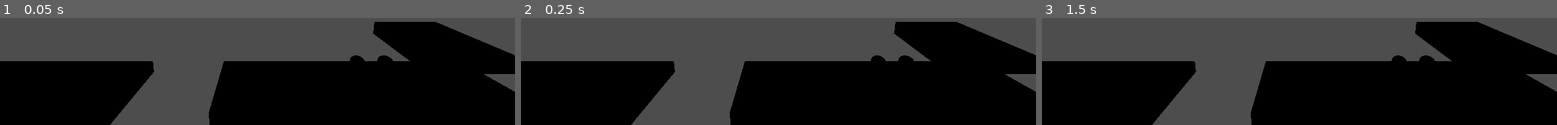
Above: before the commit, frames 1-3 (left to right).
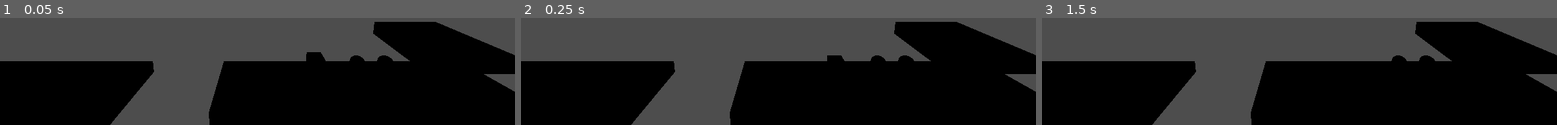
Above: after the commit, the same moments.

Repository: LavenderPlush/RestoringCommunication
Game: Godot game, scene res://Maps/Testing/players_testing_grounds.tscn
Two runs of this game, one before a commit and one after it. Both use one fixed random seed, a clock stepped at 60 frames per second and the inputs below. This scene is started directly instead of the project's main scene.
Inputs:
- Up to frame 1 (0.05 s): no input
- Up to frame 2 (0.25 s): no input
- Up to frame 3 (1.5 s): tap Enter at 1.25 s

The runs differ from the first frame. In frame 1, 0.3% of the frame differs, in the area x 59-64%, y 31-41%; in frame 2, 0.2%; in frame 3, nothing differs.
Error before the commit: Invalid access to property or key 'body_entered' on a base object of type 'Nil'. (res://Entities/Players/Alien/Abilities/TransmuteSoul/transmute_soul.gd:11)

Commit message:
Create working ability

Diff:
--- a/Entities/Players/Alien/Abilities/TransmuteSoul/transmute_soul.gd
+++ b/Entities/Players/Alien/Abilities/TransmuteSoul/transmute_soul.gd
@@ -5,10 +5,62 @@
 @export var movement: PlayerMovement
 @export var alien_body: CharacterBody3D
 
-var transmutable_object: Node3D
+var transmutable_object: Transmutable
+var active_object: Transmutable
 
 func _ready() -> void:
-	interaction_area.body_entered.connect(_body_entered)
+	interaction_area.body_entered.connect(_object_entered)
+	interaction_area.body_exited.connect(_object_exited)
 
-func _body_entered():
-	pass
+func _input(event: InputEvent) -> void:
+	if event.is_action_pressed("ability_transmute_soul"):
+		if transmutable_object and not active_object:
+			transmute_soul()
+		elif active_object:
+			untransmute_soul()
+
+func transmute_soul():
+	active_object = transmutable_object
+	make_transmutable(active_object)
+	movement.player_body = active_object.character_body
+
+func make_transmutable(transmutable: Transmutable):
+	# Create character body
+	var character_body = CharacterBody3D.new()
+	character_body.global_transform = transmutable.rigid_body.global_transform
+	transmutable.add_child(character_body)
+	transmutable.character_body = character_body
+
+	# Reparent meshes and collision shape
+	reparent_children(transmutable.rigid_body, character_body)
+
+	# Disable rigid body
+	transmutable.rigid_body.freeze = true
+
+func untransmute_soul():
+	movement.player_body = alien_body
+	reset_transmutable(active_object)
+
+func reset_transmutable(transmutable: Transmutable):
+	reparent_children(transmutable.character_body, transmutable.rigid_body)
+	transmutable.character_body.queue_free()
+	transmutable.character_body = null
+	transmutable.rigid_body.freeze = false
+
+func reparent_children(a: Node3D, b: Node3D):
+	for child in a.get_children():
+		if child != b:
+			child.reparent(b, true)
+
+# Signals
+func _object_entered(object: Node3D):
+	var object_root = object.get_parent()
+	if object_root is Transmutable:
+		transmutable_object = object_root
+
+func _object_exited(object: Node3D):
+	if not transmutable_object:
+		return
+	var object_root = object.get_parent()
+	if object_root == transmutable_object:
+		transmutable_object = null
--- a/Entities/Players/Alien/alien.tscn
+++ b/Entities/Players/Alien/alien.tscn
@@ -11,6 +11,9 @@
 [sub_resource type="CapsuleMesh" id="CapsuleMesh_s1pbw"]
 material = SubResource("StandardMaterial3D_gjav3")
 
+[sub_resource type="BoxShape3D" id="BoxShape3D_ksuwr"]
+size = Vector3(1, 1, 3)
+
 [node name="Alien" type="CharacterBody3D" groups=["Player"]]
 
 [node name="CollisionShape3D" type="CollisionShape3D" parent="."]
@@ -20,7 +23,15 @@
 mesh = SubResource("CapsuleMesh_s1pbw")
 
 [node name="Movement" parent="." node_paths=PackedStringArray("player_body") instance=ExtResource("1_n6muv")]
+player_prefix = "alien"
 player_body = NodePath("..")
 
-[node name="TransmuteSoul" parent="." node_paths=PackedStringArray("movement") instance=ExtResource("2_ksuwr")]
+[node name="TransmuteSoul" parent="." node_paths=PackedStringArray("interaction_area", "movement", "alien_body") instance=ExtResource("2_ksuwr")]
+interaction_area = NodePath("../Area3D")
 movement = NodePath("../Movement")
+alien_body = NodePath("..")
+
+[node name="Area3D" type="Area3D" parent="."]
+
+[node name="CollisionShape3D" type="CollisionShape3D" parent="Area3D"]
+shape = SubResource("BoxShape3D_ksuwr")
--- a/Entities/Players/Movement/player_movement.gd
+++ b/Entities/Players/Movement/player_movement.gd
@@ -8,7 +8,9 @@
 @export var jump_velocity: float = 8.5
 
 @export_category("Developers")
-@export var player_body: CharacterBody3D
+@export var player_body: CharacterBody3D:
+	set(body):
+		player_body = body
 
 var gravity = ProjectSettings.get_setting("physics/3d/default_gravity")
 
--- a/Entities/Transmutables/Box/box.tscn
+++ b/Entities/Transmutables/Box/box.tscn
@@ -19,5 +19,6 @@
 [node name="CollisionShape3D" type="CollisionShape3D" parent="RigidBody3D"]
 shape = SubResource("BoxShape3D_oovab")
 
-[node name="MeshInstance3D" type="MeshInstance3D" parent="."]
+[node name="MeshInstance3D" type="MeshInstance3D" parent="RigidBody3D"]
 mesh = SubResource("BoxMesh_k5cr6")
+skeleton = NodePath("../..")
--- a/Entities/Transmutables/transmutable.gd
+++ b/Entities/Transmutables/transmutable.gd
@@ -4,3 +4,9 @@
 @export var rigid_body: RigidBody3D:
 	get:
 		return rigid_body
+
+var character_body: CharacterBody3D:
+	set(body):
+		character_body = body
+	get:
+		return character_body
--- a/Maps/Testing/players_testing_grounds.tscn
+++ b/Maps/Testing/players_testing_grounds.tscn
@@ -1,7 +1,8 @@
-[gd_scene load_steps=5 format=3 uid="uid://wv7mhgpex08w"]
+[gd_scene load_steps=6 format=3 uid="uid://wv7mhgpex08w"]
 
 [ext_resource type="PackedScene" uid="uid://bh7w25o2ijqo6" path="res://Entities/Players/Alien/alien.tscn" id="1_vfhqw"]
 [ext_resource type="PackedScene" uid="uid://bd388rue7yafh" path="res://Entities/Players/Human/human.tscn" id="2_kqrly"]
+[ext_resource type="PackedScene" uid="uid://cut37mic2ba8v" path="res://Entities/Transmutables/Box/box.tscn" id="3_8aafw"]
 
 [sub_resource type="BoxShape3D" id="BoxShape3D_08bup"]
 
@@ -50,3 +51,6 @@
 
 [node name="MeshInstance3D" type="MeshInstance3D" parent="RigidBody3D2"]
 mesh = SubResource("BoxMesh_jw2t6")
+
+[node name="Box" parent="." instance=ExtResource("3_8aafw")]
+transform = Transform3D(1, 0, 0, 0, 1, 0, 0, 0, 1, 0, 2.0585816, -2.9576726)
Not shown: 1 places in Entities/Players/Alien/alien.tscn that only renumber resources
Not shown, changed: Entities/Transmutables/README.md
